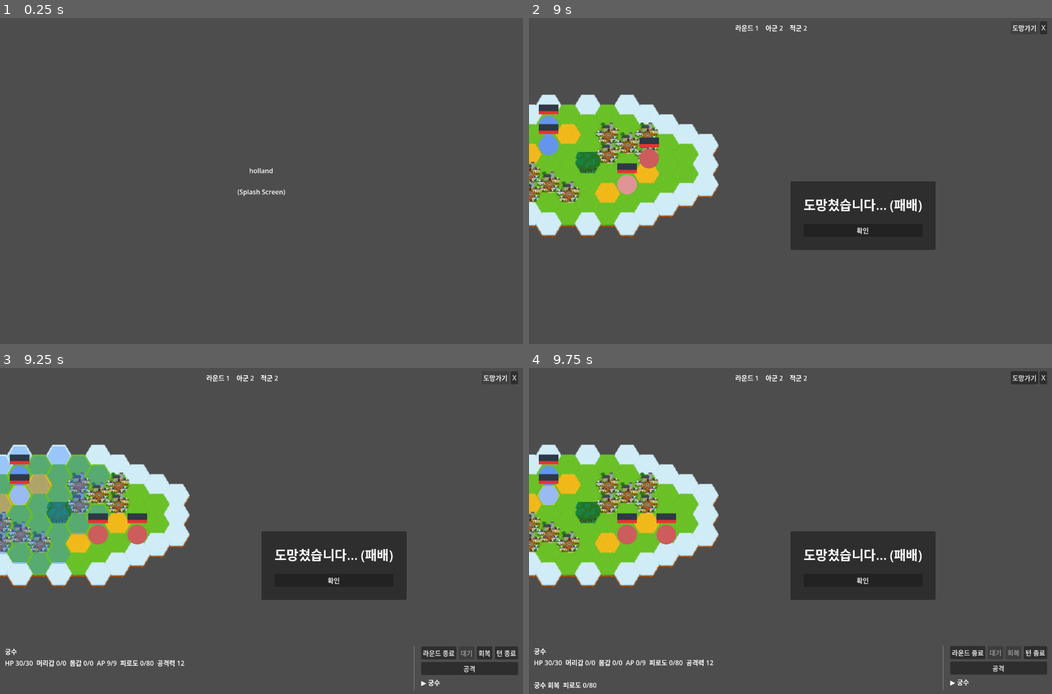
Above: before the commit, frames 1-4 (two rows, left to right).
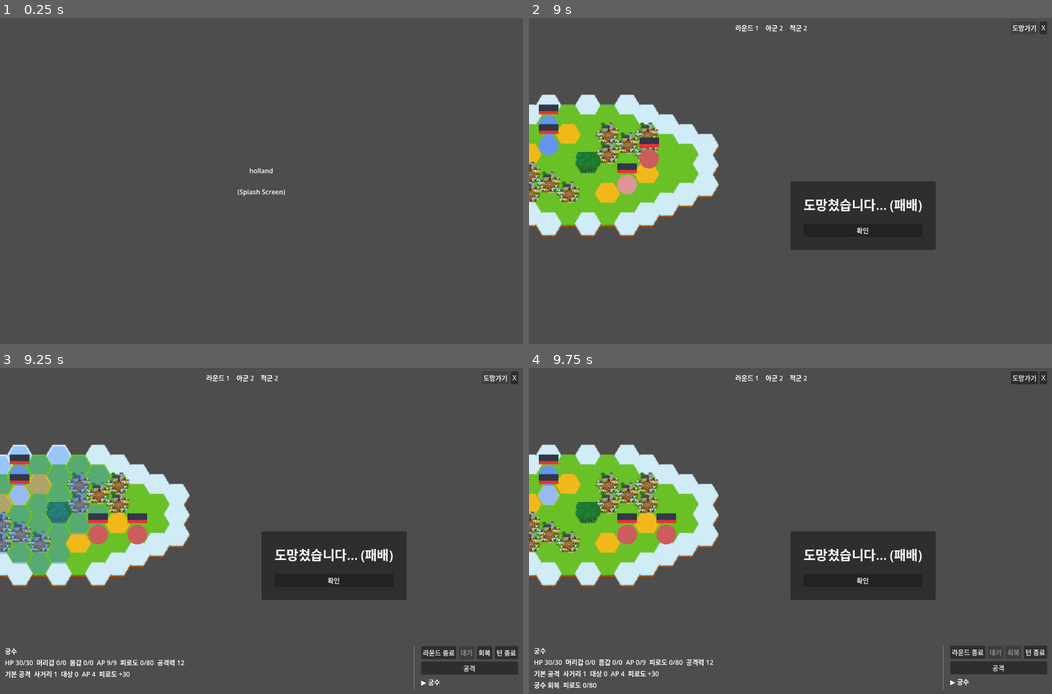
Above: after the commit, the same moments.

Repository: KwangSon/holland
Game: Godot game, scene res://src/main.tscn
Same seed, same stepped clock (60 frames per second), same inputs: the game is played once before the commit and once after it.
Inputs (mouse positions are in pixels of both pictures, inside the frame that each line leads up to):
- Up to frame 1 (0.25 s): no input
- Up to frame 2 (9 s): tap Enter (ui_accept) at 0.5, 0.77, 1.25, 7.25 s; move the mouse to (905, 164) at 0.52 s; hold Right (ui_right) 0.53-1.25 s; hold Shift 0.53-1.25 s; click (905, 164) at 0.67 s; drag from (685, 197) to (764, 246) at 1.27 s; click "새 캠페인" at 2 s; click "⏸" at 2.75 s; click "▶" at 3.5 s; click "용병단" at 4.25 s; click "X" at 5 s; click "닫기" at 5.75 s; click "X" at 6.5 s; move the mouse to (727, 190) at 7.27 s; hold Right (ui_right) 7.28-8 s; tap Ctrl at 7.35 s; click (727, 190) at 7.42 s; drag from (764, 246) to (633, 132) at 8.02 s; click "도망가기" at 8.75 s
- Up to frame 3 (9.25 s): no input
- Up to frame 4 (9.75 s): click "회복" at 9.5 s

Frames 1-2 are identical in both runs. In frame 3, 0.6% of the frame differs, in the area x 1-99%, y 85-98%; in frame 4, 0.6%.

Commit message:
feat: show combat skill summary

Diff:
--- a/src/screen/combat_screen.gd
+++ b/src/screen/combat_screen.gd
@@ -906,12 +906,12 @@
 	var board := _state.get_board()
 	var defender_id: String = board.occupied.get(cell, "")
 	if defender_id == "" or not defender_id in _state.get_attack_targets(active.id):
-		_move_preview_label.text = ""
+		_show_skill_summary(active)
 		return
 
 	var defender := _find_unit(defender_id)
 	if defender == null:
-		_move_preview_label.text = ""
+		_show_skill_summary(active)
 		return
 
 	var skill = CombatRules.get_basic_attack_skill()
@@ -933,13 +933,16 @@
 func _refresh_move_preview() -> void:
 	if _move_preview_label == null:
 		return
-	if _state == null or _phase != InputPhase.UNIT_SELECTED or _hover_path.size() < 2:
+	if _state == null or _phase != InputPhase.UNIT_SELECTED:
 		_move_preview_label.text = ""
 		return
 
 	var active := _state.get_active_unit()
 	if active == null or active.id != _selected_id:
 		_move_preview_label.text = ""
+		return
+	if _hover_path.size() < 2:
+		_show_skill_summary(active)
 		return
 
 	var board := _state.get_board()
@@ -947,6 +950,20 @@
 	var fatigue_cost := CombatRules.get_path_fatigue_cost(_hover_path, active, board)
 	_move_preview_label.text = "이동 비용  AP %d  피로도 +%d" % [ap_cost, fatigue_cost]
 
+
+func _show_skill_summary(active: CombatUnit) -> void:
+	var skill: CombatSkillData = CombatRules.get_basic_attack_skill()
+	var target_count := _state.get_attack_targets(active.id).size()
+	_move_preview_label.text = (
+		"%s  사거리 %d  대상 %d  AP %d  피로도 +%d"
+		% [
+			skill.display_name,
+			skill.attack_range,
+			target_count,
+			skill.action_point_cost,
+			skill.fatigue_cost,
+		]
+	)
 
 func _move_unit_along_path(unit: CombatUnit, path: Array[Vector2i]) -> void:
 	if path.size() < 2:
